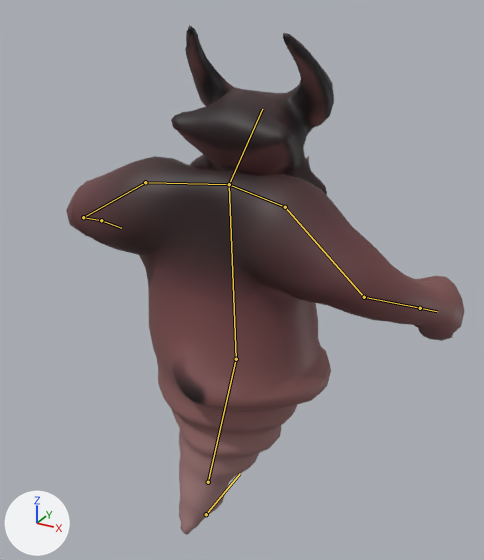
Before and after pictures for a commit that changed the Blender file project/models/blender/wrath.blend.
Both versions are drawn from a 50 mm camera at (4.05, -7.3, 6.96) aimed at (0.11, -0.14, 3.38). Lighting does not change. The marker at lower left points along +X, +Y and +Z. Both versions are drawn at frame 72 of the action 'Intro'; the numbers are the values there. The bones that bend it are drawn over the model as lines.

The first picture shows 'wrath'.
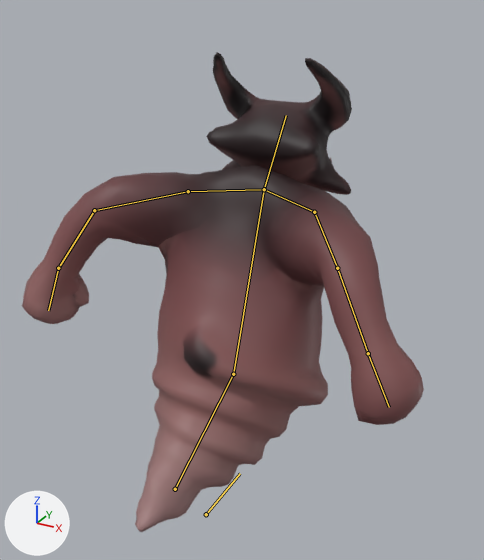
The change in detail:
Bone 'tail' (bone_tail) moves from (0.0, 0.0, 0.0) to (0.0, 0.06, 0.94).
Bone 'tail' (bone_tail) turns from (0, 0, 0) to (-33, 0, 0) degrees about its own x, y and z.
Bone 'torso' (bone_torso) turns from (-1, -3, -2) to (6, 0, 0) degrees about its own x, y and z.
Bone 'shoulder_l' (bone_shoulder_l) turns from (0, -4, -10) to (0, 0, 0) degrees about its own x, y and z.
Bone 'arm_l' (bone_arm_l) turns from (1, 6, -12) to (50, 23, 4) degrees about its own x, y and z.
Bone 'head' (bone_head) turns from (-16, -1, 0) to (18, 0, 0) degrees about its own x, y and z.
Bone 'shoulder_r' (bone_shoulder_r) turns from (0, 6, 14) to (0, 0, 0) degrees about its own x, y and z.
Bone 'arm_r' (bone_arm_r) turns from (0, 0, 0) to (43, 10, 22) degrees about its own x, y and z.
Bone 'forearm_r' (bone_forearm_r) turns from (0, 0, 0) to (22, 35, -10) degrees about its own x, y and z.

Boxes (x1, y1, x2, y2) around the edits, measured in the pictures (484 x 560 px):
'wrath', posed: before (66, 25, 465, 535); after (22, 52, 424, 532)
bone 'tail', root to tip: before (208, 482) to (236, 359); after (175, 489) to (233, 374)
bone 'torso', root to tip: before (236, 359) to (229, 184); after (233, 374) to (264, 189)
bone 'shoulder_l', root to tip: before (229, 184) to (145, 182); after (264, 189) to (188, 191)
bone 'arm_l', root to tip: before (145, 182) to (83, 217); after (188, 191) to (94, 210)
bone 'head', root to tip: before (229, 184) to (262, 109); after (264, 189) to (286, 115)
bone 'shoulder_r', root to tip: before (229, 184) to (285, 207); after (264, 189) to (314, 212)
bone 'arm_r', root to tip: before (285, 207) to (364, 297); after (314, 212) to (337, 268)
bone 'forearm_r', root to tip: before (364, 297) to (420, 308); after (337, 268) to (368, 353)
